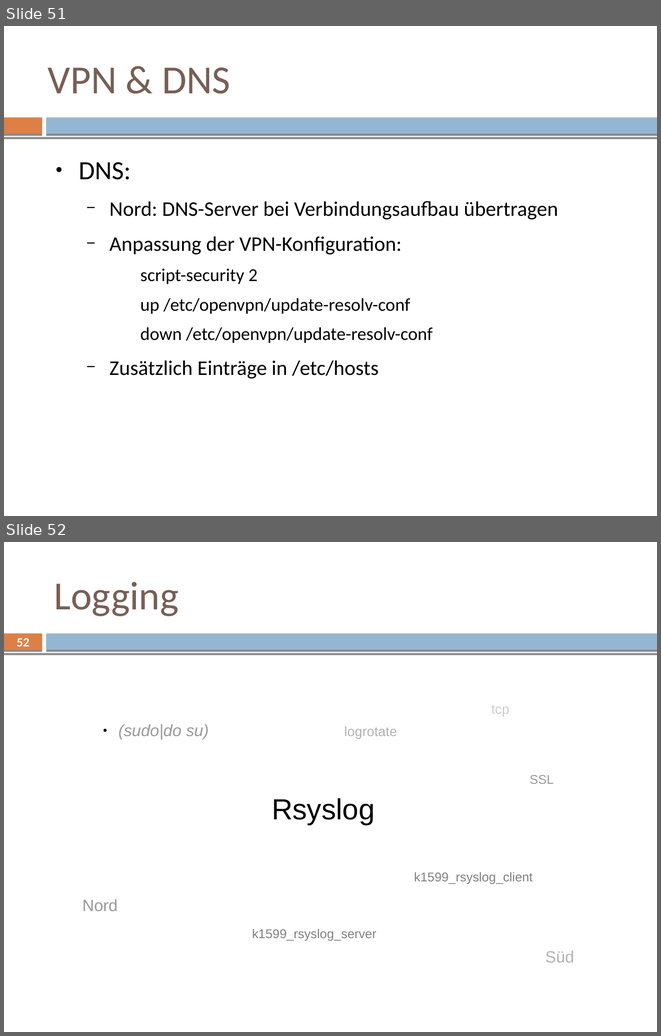
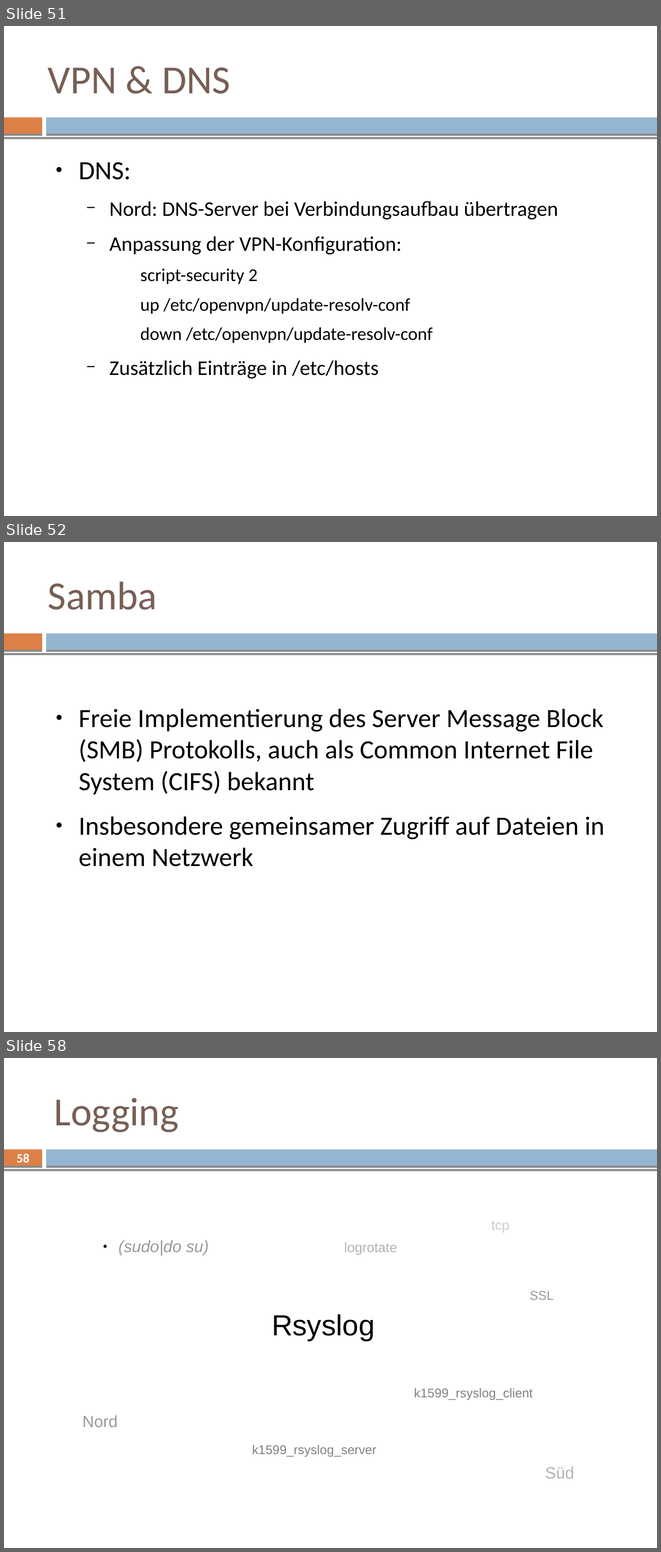
Before and after one commit to mvw/Wilddiebe10, a slide deck: keynote/keynote.odp. Shown one above the other, each under a label of ours: slides 51 and 52 before the commit, slides 51, 52 and 58 after it; the slides between them are not shown. The pictures are 661x1036 and 661x1552 pixels, drawn with LibreOffice and Linux fonts; fonts in the diff are those of the drawing. Boxes give left, top, right and bottom in pixels: in the first picture for what was removed or moved away, otherwise in the second. Text is boxed around its words. In the diff, an @@ line names an element or a change of style, - is before the commit and + after.

Commit message:
keynote: merge samba and vscan

```diff
--- a/keynote/keynote.odp
+++ b/keynote/keynote.odp
@@ slide 52 added at bbox=[4, 542, 657, 1032], background #FFFFFF; not listed: 3 template elements that a slide beside it also shows @@
@@ title added at bbox=[48, 581, 157, 610], 44 pt, text #775F55 @@
+Samba
@@ text added at bbox=[79, 708, 604, 866], 29 pt, text #000000 @@
+● Freie Implementierung des Server Message Block (SMB) Protokolls, auch als Common Internet File System (CIFS) bekannt
+● Insbesondere gemeinsamer Zugriff auf Dateien in einem Netzwerk
@@ what was slide 52 is now slide 58 @@
@@ page number at bbox=[17, 1153, 29, 1166]: text changed @@
-52
+58
```
Also in this commit, not shown: 1 slide changed, 5 other slides added, 1 other file.
